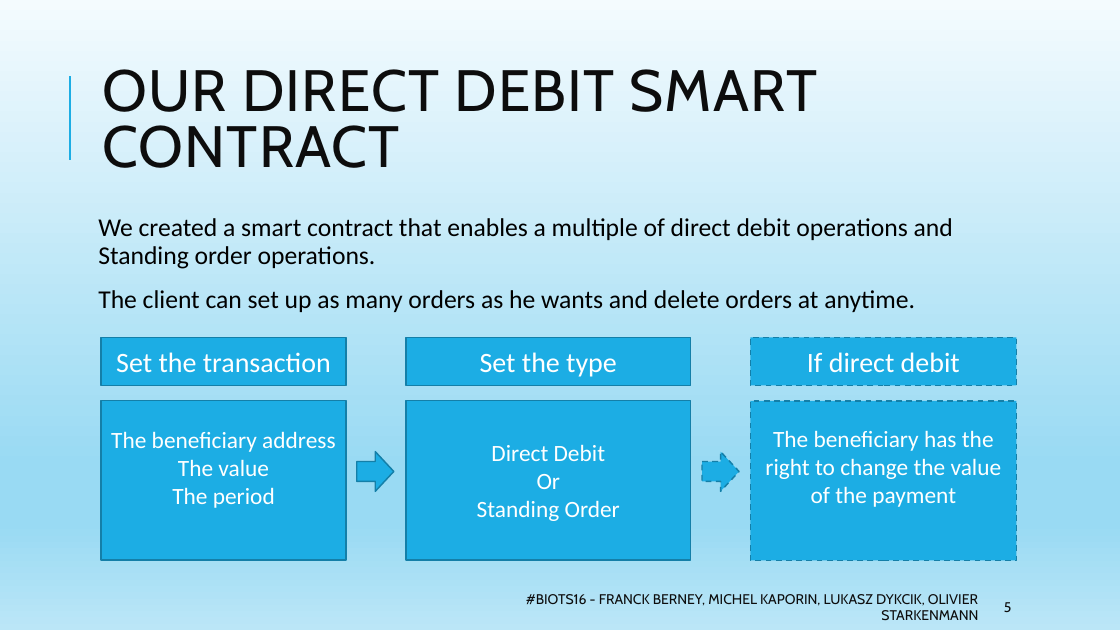
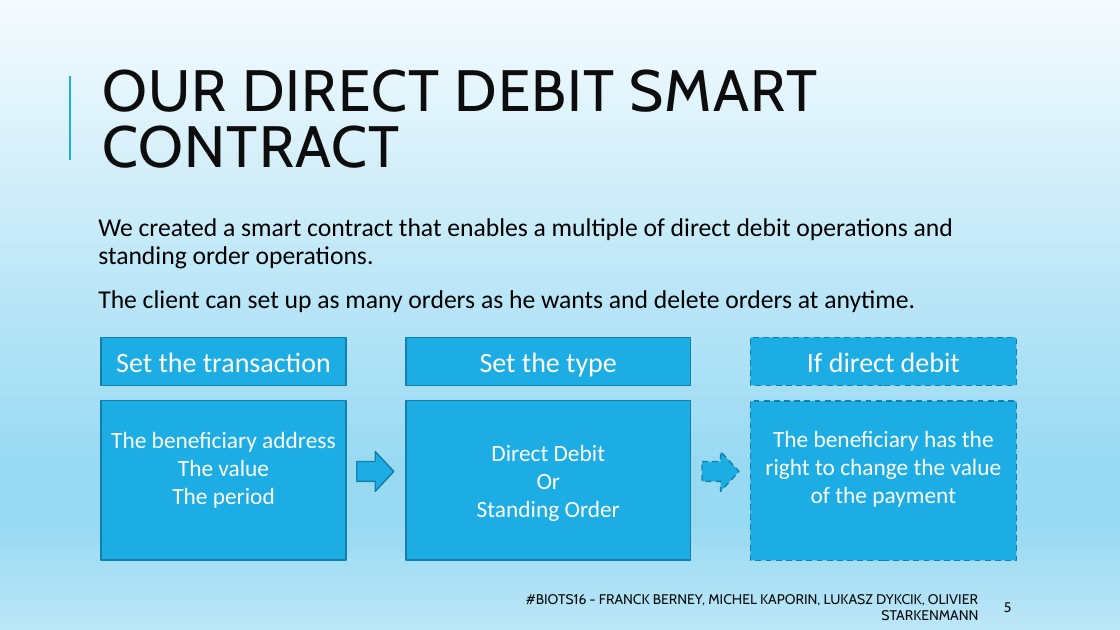
Before and after one commit to Lythium/smartdebit-blockchain, a slide deck: slide 5 of presentation/Direct-Debit-smart-contract.pptx. Drawn at 1120x630 pixels with LibreOffice and Linux fonts; fonts in the diff are those of the drawing. Boxes give left, top, right and bottom in pixels: in the first picture for what was removed or moved away, otherwise in the second. Text is boxed around its words. In the diff, an @@ line names an element or a change of style, - is before the commit and + after.

Commit message:
Presentation updated

```diff
--- a/presentation/Direct-Debit-smart-contract.pptx
+++ b/presentation/Direct-Debit-smart-contract.pptx
@@ text at bbox=[98, 218, 953, 269]: text changed @@
-We created a smart contract that enables a multiple of direct debit operations and Standing order operations.
+We created a smart contract that enables a multiple of direct debit operations and standing order operations.
```
Also in this commit, not shown: 1 other slide changed.
